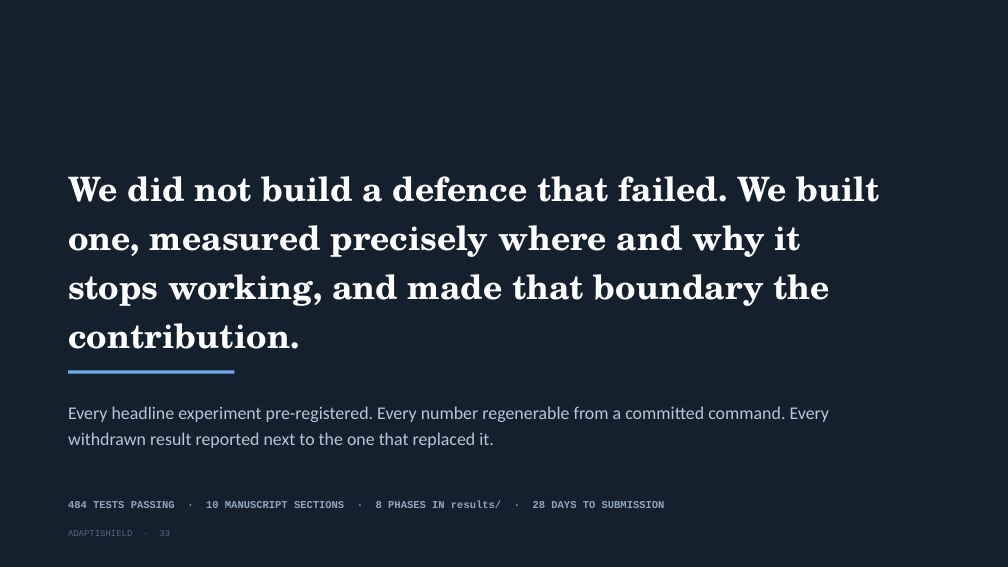
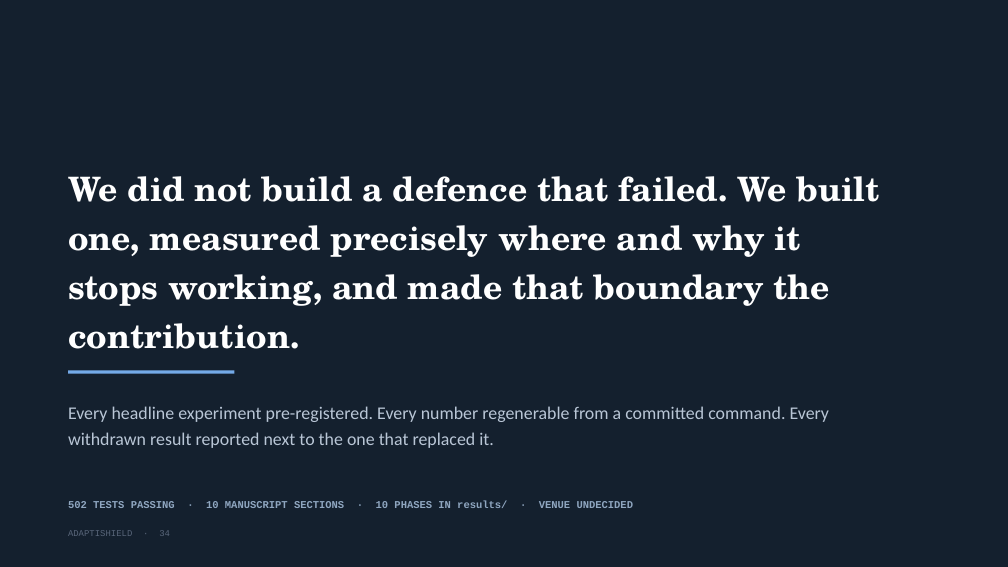
Before and after one commit to ahmadkhanraj01/adaptishield, a slide deck: slide 34 of paper/AdaptiShield-Full-Review.pptx (slide 33 before the commit). Drawn at 1008x567 pixels with LibreOffice and Linux fonts; fonts in the diff are those of the drawing. Boxes give left, top, right and bottom in pixels: in the first picture for what was removed or moved away, otherwise in the second. Text is boxed around its words. In the diff, an @@ line names an element or a change of style, - is before the commit and + after.

```diff
--- a/paper/AdaptiShield-Full-Review.pptx
+++ b/paper/AdaptiShield-Full-Review.pptx
@@ text at box(68, 501, 634, 508): text changed @@
-484 TESTS PASSING · 10 MANUSCRIPT SECTIONS · 8 PHASES IN results/ · 28 DAYS TO SUBMISSION
+502 TESTS PASSING · 10 MANUSCRIPT SECTIONS · 10 PHASES IN results/ · VENUE UNDECIDED
```
Also in this commit, not shown: 18 other slides changed, 1 slide added, 1 other file.
